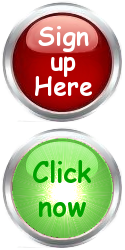
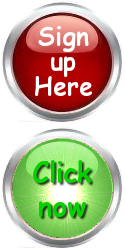
Layered file, before and after one edit (w=125, h=250). Changes by layer:
painted on "Click ..." over left=33, top=160, right=91, bottom=217
added layer "Drop Shadow" (80%) above "New Layer#3" over left=33, top=160, right=95, bottom=221
hid "Background", painted on it over left=33, top=160, right=95, bottom=221
